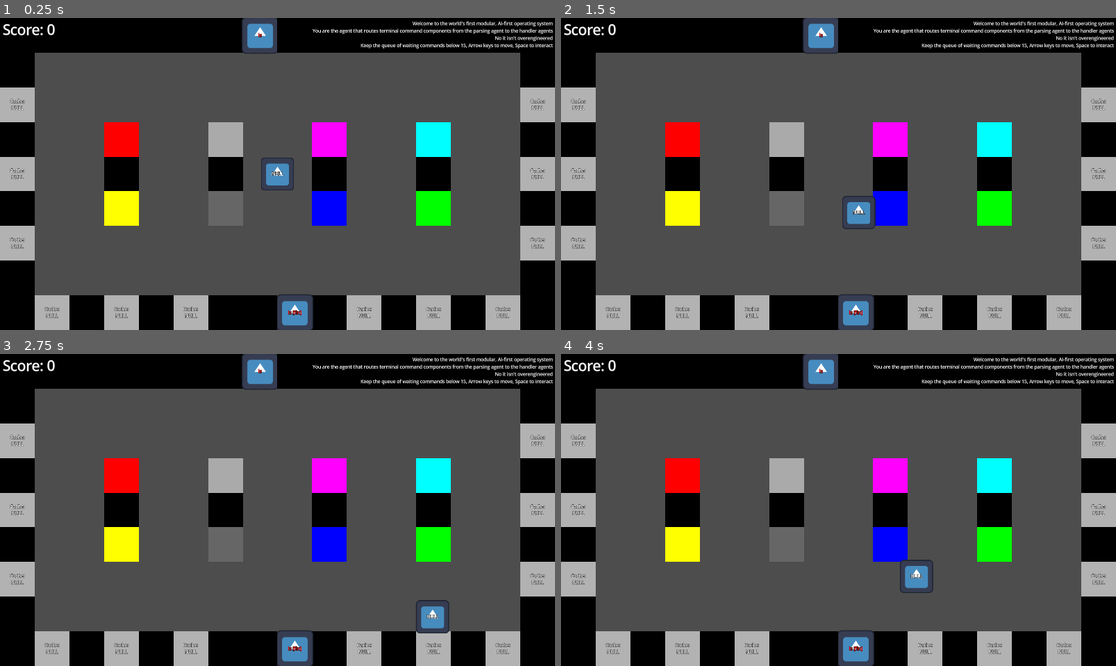
Above: before the commit, frames 1-4 (two rows, left to right).
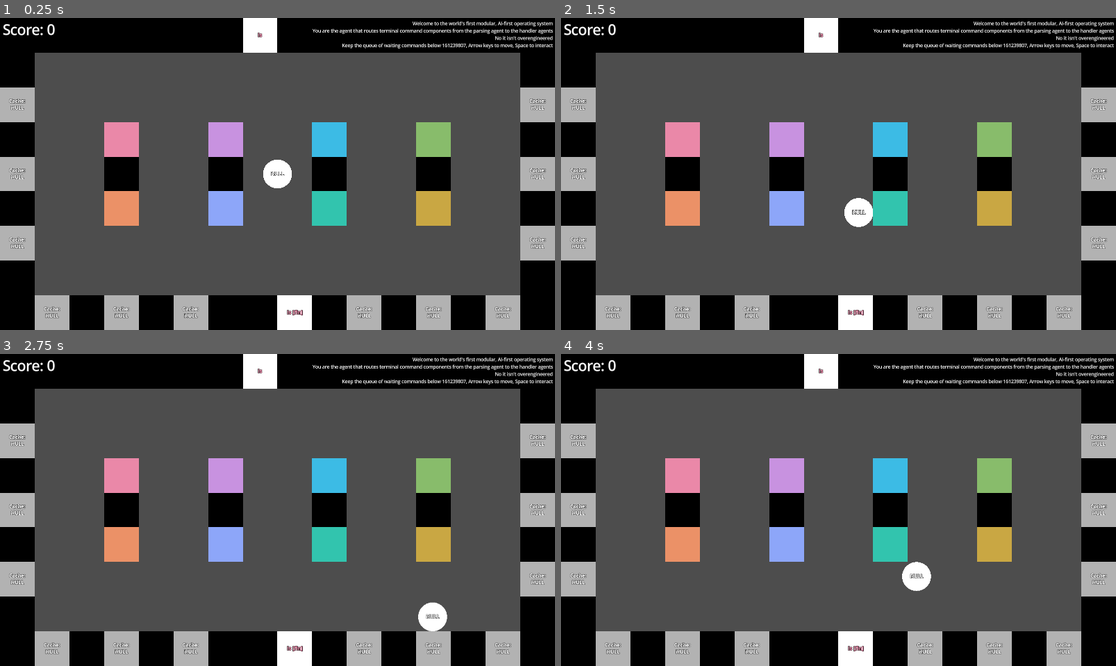
Above: after the commit, the same moments.

Repository: mxadams/blasterhacks26
Game: Godot game, scene res://scenes/game.tscn
Same seed, same stepped clock (60 frames per second), same inputs: the game is played once before the commit and once after it. The engine's default icon, where the game draws it, is replaced by a stand-in: a white triangle on a blue panel in a dark square.
Inputs:
- Up to frame 1 (0.25 s): no input
- Up to frame 2 (1.5 s): tap Enter at 0.5 s; hold Right (right) 0.53-1.28 s; tap Space (interact) at 0.6, 1.25, 1.35 s; hold Down (down) from 1.28 s (still down)
- Up to frame 3 (2.75 s): release Down (down) at 2.03 s; hold Right (right) from 2.03 s (still down); tap Space (interact) at 2.1 s
- Up to frame 4 (4 s): release Right (right) at 2.78 s; hold Up (up) 2.78-3.53 s; tap Space (interact) at 2.85, 3.6 s; tap Enter at 3.5 s; hold Left (left) from 3.53 s (still down)

The runs differ from the first frame. In frame 1, 8.2% of the frame differs, in the area x 1-99%, y 0-100%; in frame 2, 8.2%; in frame 3, 8.3%; in frame 4, 8.3%.

Commit message:
add music and sfx

Diff:
--- a/project.godot
+++ b/project.godot
@@ -18,6 +18,7 @@
 [autoload]
 
 Global="*uid://d17acngv0l0ue"
+BackgroundMusic="*uid://d2vh8yktb23et"
 
 [display]
 
--- /dev/null
+++ b/scenes/background_music.tscn
@@ -0,0 +1,9 @@
+[gd_scene format=3 uid="uid://d2vh8yktb23et"]
+
+[ext_resource type="AudioStream" uid="uid://c81vdcte2ih4g" path="res://sounds/Bossa.mp3" id="1_83psx"]
+
+[node name="BackgroundMusic" type="AudioStreamPlayer2D" unique_id=1496500460]
+stream = ExtResource("1_83psx")
+volume_db = -3.0
+autoplay = true
+parameters/looping = true
--- a/scenes/cache_storage.tscn
+++ b/scenes/cache_storage.tscn
@@ -2,6 +2,7 @@
 
 [ext_resource type="Script" uid="uid://cvmt524b3r43h" path="res://scripts/cache_storage.gd" id="1_aagwo"]
 [ext_resource type="Texture2D" uid="uid://ba7moxb5lk3hg" path="res://sprites/cache_storage.png" id="2_aagwo"]
+[ext_resource type="AudioStream" uid="uid://dtkhcvp0tuahp" path="res://sounds/Interact.wav" id="3_2ejwc"]
 
 [sub_resource type="CircleShape2D" id="CircleShape2D_ta286"]
 radius = 100.0
@@ -21,42 +22,42 @@
 texture = ExtResource("2_aagwo")
 
 [node name="Control" type="Control" parent="." unique_id=553154858]
-custom_minimum_size = Vector2(128, 128)
+custom_minimum_size = Vector2(120, 120)
 layout_mode = 3
+anchors_preset = 15
+anchor_right = 1.0
+anchor_bottom = 1.0
+offset_left = -60.0
+offset_top = -60.0
+offset_right = 60.0
+offset_bottom = 60.0
+grow_horizontal = 2
+grow_vertical = 2
+
+[node name="PanelContainer" type="PanelContainer" parent="Control" unique_id=1065808532]
+layout_mode = 1
 anchors_preset = 15
 anchor_right = 1.0
 anchor_bottom = 1.0
 grow_horizontal = 2
 grow_vertical = 2
-
-[node name="PanelContainer" type="PanelContainer" parent="Control" unique_id=1065808532]
-layout_mode = 1
-anchors_preset = 8
-anchor_left = 0.5
-anchor_top = 0.5
-anchor_right = 0.5
-anchor_bottom = 0.5
-offset_left = -89.0
-offset_top = -15.354168
-offset_right = 89.0
-offset_bottom = 15.354168
-grow_horizontal = 2
-grow_vertical = 2
 theme_override_styles/panel = SubResource("StyleBoxEmpty_y6125")
 
 [node name="Label" type="RichTextLabel" parent="Control/PanelContainer" unique_id=320677878]
+layout_mode = 2
+theme_override_colors/font_outline_color = Color(0, 0, 0, 1)
+theme_override_constants/outline_size = 6
 bbcode_enabled = true
+text = "Placeholder Text"
 fit_content = true
 scroll_active = false
-layout_mode = 2
-theme_override_colors/font_color = Color(1, 1, 1, 1)
-theme_override_colors/font_outline_color = Color(0, 0, 0, 1)
-theme_override_constants/outline_size = 6
-theme_override_font_sizes/font_size = 22
-text = "Placeholder Text"
 horizontal_alignment = 1
+vertical_alignment = 1
 
 [node name="StaticBody2D" type="StaticBody2D" parent="." unique_id=1608352824]
 
 [node name="CollisionShape2D" type="CollisionShape2D" parent="StaticBody2D" unique_id=100854018]
 shape = SubResource("RectangleShape2D_aagwo")
+
+[node name="InteractAudio" type="AudioStreamPlayer2D" parent="." unique_id=947495190]
+stream = ExtResource("3_2ejwc")
--- a/scenes/command_feed.tscn
+++ b/scenes/command_feed.tscn
@@ -1,12 +1,14 @@
 [gd_scene format=3 uid="uid://ru2x753o5p38"]
 
 [ext_resource type="Script" uid="uid://b0f3v2r1y5wxf" path="res://scripts/command_feed.gd" id="1_60ngb"]
-[ext_resource type="Texture2D" uid="uid://cxpfpiutnlcfe" path="res://icon.svg" id="2_gnlnk"]
+[ext_resource type="AudioStream" uid="uid://353o8u1hwduj" path="res://sounds/Pickup.wav" id="2_gnlnk"]
+[ext_resource type="AudioStream" uid="uid://dtkhcvp0tuahp" path="res://sounds/Interact.wav" id="3_u1bsx"]
+
+[sub_resource type="QuadMesh" id="QuadMesh_cbeqf"]
+size = Vector2(120, 120)
 
 [sub_resource type="CircleShape2D" id="CircleShape2D_u1bsx"]
 radius = 100.0
-
-[sub_resource type="StyleBoxEmpty" id="StyleBoxEmpty_60ngb"]
 
 [sub_resource type="RectangleShape2D" id="RectangleShape2D_60ngb"]
 size = Vector2(120, 120)
@@ -14,16 +16,16 @@
 [node name="CommandFeed" type="Area2D" unique_id=1777718723]
 script = ExtResource("1_60ngb")
 
+[node name="MeshInstance2D" type="MeshInstance2D" parent="." unique_id=2014413358]
+mesh = SubResource("QuadMesh_cbeqf")
+
 [node name="CollisionShape2D" type="CollisionShape2D" parent="." unique_id=1749381014]
 shape = SubResource("CircleShape2D_u1bsx")
-
-[node name="Sprite2D" type="Sprite2D" parent="." unique_id=1404553355]
-texture = ExtResource("2_gnlnk")
 
 [node name="Timer" type="Timer" parent="." unique_id=15148212]
 
 [node name="Control" type="Control" parent="." unique_id=1836460316]
-custom_minimum_size = Vector2(128, 128)
+custom_minimum_size = Vector2(120, 120)
 layout_mode = 3
 anchors_preset = 15
 anchor_right = 1.0
@@ -31,16 +33,19 @@
 grow_horizontal = 2
 grow_vertical = 2
 
-[node name="PanelContainer" type="PanelContainer" parent="Control" unique_id=567984038]
+[node name="MarginContainer" type="MarginContainer" parent="Control" unique_id=760152103]
 layout_mode = 1
 anchors_preset = 15
 anchor_right = 1.0
 anchor_bottom = 1.0
 grow_horizontal = 2
 grow_vertical = 2
-theme_override_styles/panel = SubResource("StyleBoxEmpty_60ngb")
+theme_override_constants/margin_left = 8
+theme_override_constants/margin_top = 8
+theme_override_constants/margin_right = 8
+theme_override_constants/margin_bottom = 8
 
-[node name="Label" type="RichTextLabel" parent="Control/PanelContainer" unique_id=600144904]
+[node name="Label" type="RichTextLabel" parent="Control/MarginContainer" unique_id=600144904]
 layout_mode = 2
 theme_override_colors/font_outline_color = Color(0, 0, 0, 1)
 theme_override_constants/outline_size = 6
@@ -56,4 +61,10 @@
 [node name="CollisionShape2D" type="CollisionShape2D" parent="StaticBody2D" unique_id=1795357134]
 shape = SubResource("RectangleShape2D_60ngb")
 
+[node name="PickupAudio" type="AudioStreamPlayer2D" parent="." unique_id=2065760901]
+stream = ExtResource("2_gnlnk")
+
+[node name="InteractAudio" type="AudioStreamPlayer2D" parent="." unique_id=622715181]
+stream = ExtResource("3_u1bsx")
+
 [connection signal="timeout" from="Timer" to="." method="_on_timer_timeout"]
--- a/scenes/command_submit.tscn
+++ b/scenes/command_submit.tscn
@@ -1,12 +1,13 @@
 [gd_scene format=3 uid="uid://cphf5avfpponk"]
 
 [ext_resource type="Script" uid="uid://cjtmjje71x52h" path="res://scripts/command_submit.gd" id="1_aw8sw"]
-[ext_resource type="Texture2D" uid="uid://cxpfpiutnlcfe" path="res://icon.svg" id="2_h5m1m"]
+[ext_resource type="AudioStream" uid="uid://dtkhcvp0tuahp" path="res://sounds/Interact.wav" id="2_aw8sw"]
+
+[sub_resource type="QuadMesh" id="QuadMesh_7b6yv"]
+size = Vector2(120, 120)
 
 [sub_resource type="CircleShape2D" id="CircleShape2D_ittqh"]
 radius = 100.0
-
-[sub_resource type="StyleBoxEmpty" id="StyleBoxEmpty_guj83"]
 
 [sub_resource type="RectangleShape2D" id="RectangleShape2D_aw8sw"]
 size = Vector2(120, 120)
@@ -14,11 +15,11 @@
 [node name="CommandSubmit" type="Area2D" unique_id=1894195832]
 script = ExtResource("1_aw8sw")
 
+[node name="MeshInstance2D" type="MeshInstance2D" parent="." unique_id=1877608409]
+mesh = SubResource("QuadMesh_7b6yv")
+
 [node name="CollisionShape2D" type="CollisionShape2D" parent="." unique_id=972323987]
 shape = SubResource("CircleShape2D_ittqh")
-
-[node name="Sprite2D" type="Sprite2D" parent="." unique_id=1086620965]
-texture = ExtResource("2_h5m1m")
 
 [node name="Control" type="Control" parent="." unique_id=2073191326]
 custom_minimum_size = Vector2(120, 120)
@@ -29,16 +30,19 @@
 grow_horizontal = 2
 grow_vertical = 2
 
-[node name="PanelContainer" type="PanelContainer" parent="Control" unique_id=1619111210]
+[node name="MarginContainer" type="MarginContainer" parent="Control" unique_id=1617414913]
 layout_mode = 1
 anchors_preset = 15
 anchor_right = 1.0
 anchor_bottom = 1.0
 grow_horizontal = 2
 grow_vertical = 2
-theme_override_styles/panel = SubResource("StyleBoxEmpty_guj83")
+theme_override_constants/margin_left = 8
+theme_override_constants/margin_top = 8
+theme_override_constants/margin_right = 8
+theme_override_constants/margin_bottom = 8
 
-[node name="Label" type="RichTextLabel" parent="Control/PanelContainer" unique_id=541620427]
+[node name="Label" type="RichTextLabel" parent="Control/MarginContainer" unique_id=541620427]
 layout_mode = 2
 theme_override_colors/font_outline_color = Color(0, 0, 0, 1)
 theme_override_constants/outline_size = 6
@@ -53,3 +57,6 @@
 
 [node name="CollisionShape2D" type="CollisionShape2D" parent="StaticBody2D" unique_id=2080926441]
 shape = SubResource("RectangleShape2D_aw8sw")
+
+[node name="InteractAudio" type="AudioStreamPlayer2D" parent="." unique_id=170582006]
+stream = ExtResource("2_aw8sw")
--- a/scenes/machine.tscn
+++ b/scenes/machine.tscn
@@ -1,6 +1,9 @@
 [gd_scene format=3 uid="uid://dtrebi3nc5gry"]
 
 [ext_resource type="Script" uid="uid://emdbx70cebnd" path="res://scripts/machine.gd" id="1_73k52"]
+[ext_resource type="AudioStream" uid="uid://dtkhcvp0tuahp" path="res://sounds/Interact.wav" id="2_i4f25"]
+[ext_resource type="AudioStream" uid="uid://b0raf1ow7fjn5" path="res://sounds/CompleteNormal.wav" id="3_hr233"]
+[ext_resource type="AudioStream" uid="uid://c7hdxi4cg1bfr" path="res://sounds/CompleteError.wav" id="4_eo4jl"]
 
 [sub_resource type="QuadMesh" id="QuadMesh_a5lir"]
 size = Vector2(120, 120)
@@ -58,4 +61,13 @@
 [node name="CollisionShape2D" type="CollisionShape2D" parent="StaticBody2D" unique_id=971193631]
 shape = SubResource("RectangleShape2D_73k52")
 
+[node name="InteractAudio" type="AudioStreamPlayer2D" parent="." unique_id=1519119582]
+stream = ExtResource("2_i4f25")
+
+[node name="CompleteNormalAudio" type="AudioStreamPlayer2D" parent="." unique_id=1136571860]
+stream = ExtResource("3_hr233")
+
+[node name="CompleteErrorAudio" type="AudioStreamPlayer2D" parent="." unique_id=232322140]
+stream = ExtResource("4_eo4jl")
+
 [connection signal="timeout" from="Timer" to="." method="_on_timer_timeout"]
--- a/scenes/player.tscn
+++ b/scenes/player.tscn
@@ -1,7 +1,10 @@
 [gd_scene format=3 uid="uid://3p4onuhm5oms"]
 
 [ext_resource type="Script" uid="uid://bwbttr5dwqi7i" path="res://scripts/player.gd" id="1_g2els"]
-[ext_resource type="Texture2D" uid="uid://cxpfpiutnlcfe" path="res://icon.svg" id="2_qhqgy"]
+
+[sub_resource type="SphereMesh" id="SphereMesh_3vyb7"]
+radius = 50.0
+height = 100.0
 
 [sub_resource type="CircleShape2D" id="CircleShape2D_g2els"]
 radius = 50.0
@@ -11,12 +14,11 @@
 [node name="CharacterBody2D" type="CharacterBody2D" unique_id=939729286 groups=["player"]]
 script = ExtResource("1_g2els")
 
+[node name="MeshInstance2D" type="MeshInstance2D" parent="." unique_id=712510940]
+mesh = SubResource("SphereMesh_3vyb7")
+
 [node name="CollisionShape2D" type="CollisionShape2D" parent="." unique_id=478560857]
 shape = SubResource("CircleShape2D_g2els")
-
-[node name="Sprite2D" type="Sprite2D" parent="." unique_id=1391126783]
-scale = Vector2(0.9, 0.9)
-texture = ExtResource("2_qhqgy")
 
 [node name="Control" type="Control" parent="." unique_id=559661500]
 custom_minimum_size = Vector2(100, 100)
--- a/scripts/cache_storage.gd
+++ b/scripts/cache_storage.gd
@@ -1,6 +1,7 @@
 extends Area2D
 
 @onready var label = $Control/PanelContainer/Label
+@onready var interact_audio = $InteractAudio
 
 var player_node : Node = null
 var carrying_index: int = -1
@@ -13,15 +14,15 @@
 	if player_node and player_node.carrying_index != -1 and self.carrying_index == -1:
 		var text = Global.COMPONENT.MAP[player_node.carrying_index]
 		var color = Global.COMPONENT.COLORS[player_node.carrying_index % 10]
-		label.text = "[color=%s]Cache:\nStore\n%s[/color]" % [color, text]
+		label.text = "[b][color=%s]Cache:\nStore\n%s[/color][/b]" % [color, text]
 	elif player_node and player_node.carrying_index == -1 and self.carrying_index != -1:
 		var text = Global.COMPONENT.MAP[self.carrying_index]
 		var color = Global.COMPONENT.COLORS[self.carrying_index % 10]
-		label.text = "[color=%s]Cache:\nRetreive\n%s[/color]" % [color, text]
+		label.text = "[b][color=%s]Cache:\nRetreive\n%s[/color][/b]" % [color, text]
 	else:
 		var text = Global.COMPONENT.MAP[self.carrying_index]
 		var color = Global.COMPONENT.COLORS[self.carrying_index % 10]
-		label.text = "[color=%s]Cache:\n%s[/color]" % [color, text]
+		label.text = "[b][color=%s]Cache:\n%s[/color][/b]" % [color, text]
 	_handle_player_interact()
 
 func _on_body_entered(body: Node) -> void:
@@ -35,8 +36,10 @@
 func _handle_player_interact():
 	if Input.is_action_just_pressed("interact"):
 		if player_node and player_node.carrying_index != -1 and self.carrying_index == -1:
+			interact_audio.play()
 			self.carrying_index = player_node.carrying_index
 			player_node.carrying_index = -1
 		elif player_node and player_node.carrying_index == -1 and self.carrying_index != -1:
+			interact_audio.play()
 			player_node.carrying_index = self.carrying_index
 			self.carrying_index = -1
--- a/scripts/command_feed.gd
+++ b/scripts/command_feed.gd
@@ -1,7 +1,10 @@
 extends Area2D
 
 @onready var timer: Timer = $Timer
-@onready var label = $Control/PanelContainer/Label
+@onready var mesh_instance_2d = $MeshInstance2D
+@onready var label = $Control/MarginContainer/Label
+@onready var pickup_audio = $PickupAudio
+@onready var interact_audio = $InteractAudio
 
 var player_node : Node = null
 
@@ -12,6 +15,7 @@
 	Global.SUBMIT_QUEUE.append([10])
 	timer.set_wait_time(Global.GAMERULE.COMMAND_SPAWN_TIME)
 	timer.start()
+	mesh_instance_2d.modulate = Color.WHITE
 
 func _process(delta):
 	label.text = ""
@@ -21,7 +25,7 @@
 			for arg in command:
 				var text = Global.COMPONENT.MAP[arg]
 				var color = Global.COMPONENT.COLORS[arg]
-				parts.append("[color=%s]%s[/color]" % [color, text])
+				parts.append("[b][color=%s]%s[/color][/b]" % [color, text])
 			if label.text:
 				label.text = " ".join(parts) + "\n" + label.text
 			else:
@@ -32,7 +36,7 @@
 			for arg in Global.CMD_QUEUE[i]:
 				var text = Global.COMPONENT.MAP[arg]
 				var color = Global.COMPONENT.COLORS[arg]
-				parts.append("[color=%s]%s[/color]" % [color, text])
+				parts.append("[b][color=%s]%s[/color][/b]" % [color, text])
 			if label.text:
 				label.text = " ".join(parts) + "\n" + label.text
 			else:
@@ -51,6 +55,7 @@
 func _handle_player_interact():
 	if player_node and player_node.carrying_index == -1 and len(Global.CMD_QUEUE) > 0:
 		if Input.is_action_just_pressed("interact"):
+			pickup_audio.play()
 			var first_cmd = Global.CMD_QUEUE[0]
 			var chosen_idx = randi_range(0,len(first_cmd)-1)
 			var chosen_component = first_cmd.pop_at(chosen_idx)
@@ -71,3 +76,4 @@
 			submit_command.append(value + 10)
 	Global.CMD_QUEUE.append(unique_command)
 	Global.SUBMIT_QUEUE.append(submit_command)
+	pickup_audio.play()
--- a/scripts/command_submit.gd
+++ b/scripts/command_submit.gd
@@ -1,12 +1,15 @@
 extends Area2D
 
-@onready var label = $Control/PanelContainer/Label
+@onready var mesh_instance_2d = $MeshInstance2D
+@onready var label = $Control/MarginContainer/Label
+@onready var interact_audio = $InteractAudio
 
 var player_node : Node = null
 
 func _ready() -> void:
 	body_entered.connect(_on_body_entered)
 	body_exited.connect(_on_body_exited)
+	mesh_instance_2d.modulate = Color.WHITE
 
 func _process(delta):
 	label.text = ""
@@ -16,7 +19,7 @@
 			for arg in command:
 				var text = Global.COMPONENT.MAP[arg]
 				var color = Global.COMPONENT.COLORS[arg % 10]
-				parts.append("[color=%s]%s[/color]" % [color, text])
+				parts.append("[b][color=%s]%s[/color][/b]" % [color, text])
 			if label.text:
 				label.text += "\n" + " ".join(parts)
 			else:
@@ -27,7 +30,7 @@
 			for arg in Global.SUBMIT_QUEUE[i]:
 				var text = Global.COMPONENT.MAP[arg]
 				var color = Global.COMPONENT.COLORS[arg % 10]
-				parts.append("[color=%s]%s[/color]" % [color, text])
+				parts.append("[b][color=%s]%s[/color][/b]" % [color, text])
 			if label.text:
 				label.text += "\n" + " ".join(parts)
 			else:
@@ -46,6 +49,7 @@
 func _handle_player_interact():
 	if player_node and len(Global.SUBMIT_QUEUE) > 0 and player_node.carrying_index in Global.SUBMIT_QUEUE[0]:
 		if Input.is_action_just_pressed("interact"):
+			interact_audio.play()
 			var first_submit = Global.SUBMIT_QUEUE[0]
 			first_submit.pop_at(first_submit.find(player_node.carrying_index))
 			player_node.carrying_index = -1
--- a/scripts/global.gd
+++ b/scripts/global.gd
@@ -33,16 +33,16 @@
 	}
 	const NUM_TYPES: int = ((len(Global.COMPONENT.MAP) - 2)/2)-1
 	const COLORS := {
-		ERROR_INDEX: "#ffffff",
+		ERROR_INDEX: "#ababab",
 		-1: "#ffffff",
-		0: "#ff0000",
-		1: "#ffff00",
-		2: "#00ff00",
-		3: "#00ffff",
-		4: "#0000ff",
-		5: "#ff00ff",
-		6: "#666666",
-		7: "#aaaaaa",
+		0: "#ea88a8",
+		1: "#eb9167",
+		2: "#c9a743",
+		3: "#88bc6b",
+		4: "#32c4ae",
+		5: "#3cbbe5",
+		6: "#8da6f9",
+		7: "#c892e0",
 	}
 var COMPONENT := ComponentData.new()
 
@@ -51,7 +51,7 @@
 	var max_command_length: int = 1
 	var score: int = 0
 	const COMMAND_SPAWN_TIME: float = 10.0 # seconds
-	const DIFFICULTY_INCREASE_TIME: float = 20.0 # seconds
-	const PLAYER_SPEED_INCREASE: float = 0.004 * Global.PLAYER.MOVE_SPEED_BASE
-	const MAX_SUBMIT_LEN: int = 15
+	const DIFFICULTY_INCREASE_TIME: float = 15.0 # seconds
+	const PLAYER_SPEED_INCREASE: float = 0.01 * Global.PLAYER.MOVE_SPEED_BASE
+	const MAX_SUBMIT_LEN: int = 161239807
 var GAMERULE := GameRuleData.new()
--- a/scripts/machine.gd
+++ b/scripts/machine.gd
@@ -3,6 +3,9 @@
 
 @onready var label = $Control/PanelContainer/Label
 @onready var timer: Timer = $Timer
+@onready var interact_audio = $InteractAudio
+@onready var complete_normal_audio = $CompleteNormalAudio
+@onready var complete_error_audio = $CompleteErrorAudio
 
 @export var input_index: int = Global.COMPONENT.NULL_INDEX
 @export var output_index: int = Global.COMPONENT.NULL_INDEX
@@ -35,36 +38,41 @@
 	#label.text = ""
 	if state == State.EMPTY:
 		if player_node and player_node.carrying_index == input_index:
-			label.text = "Deposit\n" + Global.COMPONENT.MAP[input_index]
+			label.text = "[b]Deposit\n" + Global.COMPONENT.MAP[input_index] + "[/b]"
 			if Input.is_action_just_pressed("interact"):
+				interact_audio.play()
 				player_node.carrying_index = Global.COMPONENT.NULL_INDEX
 				state = State.COOKING
 				timer.start()
 		else:
 			label.text = ""
 	elif state == State.COOKING:
-		label.text = "Processing"
+		label.text = "[b]Processing[/b]"
 	elif state == State.DONE:
 		if player_node and player_node.carrying_index == Global.COMPONENT.NULL_INDEX:
-			label.text = "Pick Up\n" + Global.COMPONENT.MAP[output_index]
+			label.text = "[b]Pick Up\n" + Global.COMPONENT.MAP[output_index] + "[/b]"
 			if Input.is_action_just_pressed("interact"):
+				interact_audio.play()
 				player_node.carrying_index = output_index
 				state = State.EMPTY
 		else:
-			label.text = Global.COMPONENT.MAP[output_index % 10] + " Ready"
+			label.text = "[b]" + Global.COMPONENT.MAP[output_index % 10] + " Ready[/b]"
 	elif state == State.ERROR:
 		if player_node and player_node.carrying_index == Global.COMPONENT.NULL_INDEX:
-			label.text = "Pick Up\n" + Global.COMPONENT.MAP[Global.COMPONENT.ERROR_INDEX]
+			label.text = "[b]Pick Up\n" + Global.COMPONENT.MAP[Global.COMPONENT.ERROR_INDEX] + "[/b]"
 			if Input.is_action_just_pressed("interact"):
+				interact_audio.play()
 				player_node.carrying_index = Global.COMPONENT.ERROR_INDEX
 				state = State.COOKING
 				timer.start()
 		else:
-			label.text = Global.COMPONENT.MAP[Global.COMPONENT.ERROR_INDEX] + "\nReady"
+			label.text = "[b]" + Global.COMPONENT.MAP[Global.COMPONENT.ERROR_INDEX] + "\nReady[/b]"
 
 func _on_timer_timeout():
 	timer.stop()
 	if randf() > error_probability:
+		complete_normal_audio.play()
 		state = State.DONE
 	else:
+		complete_error_audio.play()
 		state = State.ERROR
--- a/scripts/player.gd
+++ b/scripts/player.gd
@@ -1,15 +1,19 @@
 extends CharacterBody2D
 
 @onready var label = $Control/PanelContainer/Label
+@onready var mesh_instance_2d = $MeshInstance2D
 
 var input_direction := Vector2.ZERO
 
 var carrying_index: int = Global.COMPONENT.NULL_INDEX
 
+func _ready():
+	mesh_instance_2d.modulate = Color.WHITE
+
 func _process(delta):
 	var text = Global.COMPONENT.MAP[carrying_index]
 	var color = Global.COMPONENT.COLORS[carrying_index % 10]
-	label.text = "[color=%s]%s[/color]" % [color, text]
+	label.text = "[b][color=%s]%s[/color][/b]" % [color, text]
 
 func _physics_process(delta):
 	input_direction = Input.get_vector("left", "right", "up", "down")
Not shown, added: sounds/Bossa.mp3.import
Not shown, added: sounds/CompleteError.wav.import
Not shown, added: sounds/CompleteNormal.wav.import
Not shown, added: sounds/Deposit.wav.import
Not shown, added: sounds/Interact.wav.import
Not shown, added: sounds/Pickup.wav.import
Binary file removed: sprites/machine_args.png
Not shown, removed: sprites/machine_args.png.import
Binary file removed: sprites/machine_bin.png
Not shown, removed: sprites/machine_bin.png.import
Binary file removed: sprites/machine_file.png
Not shown, removed: sprites/machine_file.png.import
(and 12 more such lines)
